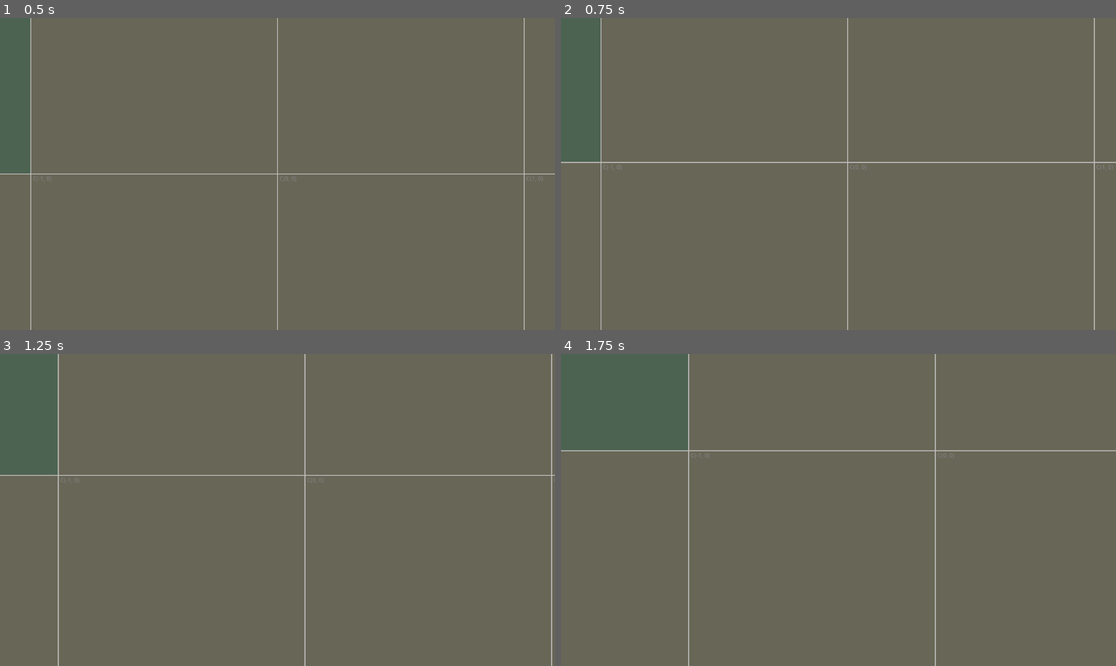
Above: before the commit, frames 1-4 (two rows, left to right).
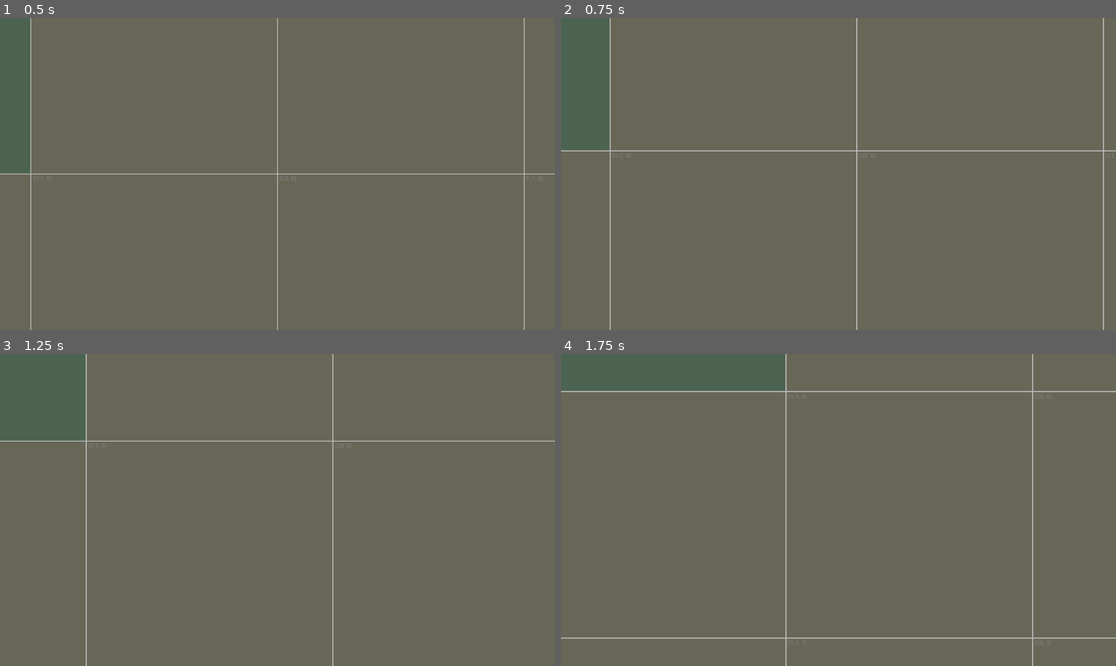
Above: after the commit, the same moments.

Repository: MadAvidCoder/Mutaterra
Game: Godot game, scene res://main.tscn
The game is run twice, just before and just after one commit, with the same random seed, the same clock (stepped at 60 frames per second) and the same inputs.
Inputs (mouse positions are in pixels of both pictures, inside the frame that each line leads up to):
- Up to frame 1 (0.5 s): no input
- Up to frame 2 (0.75 s): tap Enter at 0.5 s; drag from (838, 174) to (894, 105) at 0.52 s
- Up to frame 3 (1.25 s): no input
- Up to frame 4 (1.75 s): tap Space at 1.25 s; drag from (727, 525) to (866, 475) at 1.27 s

Frame 1 is identical in both runs. In frame 2, 3.2% of the frame differs, in the area x 0-100%, y 0-100%; in frame 3, 4.1%; in frame 4, 8.6%.

Commit message:
Fix drag speed
Fixed the drag speed, by removing a redundant variable that was slowing dragging down.

Diff:
--- a/project/main.gd
+++ b/project/main.gd
@@ -4,7 +4,6 @@
 const MAX_ZOOM = 2.5
 
 var zoom_speed = 0.075
-var drag_speed = 0.5
 var move_speed = 500
 var chunk_size = 512
 var loaded_chunks = {}
@@ -99,7 +98,7 @@
 
 	if event is InputEventMouseMotion and is_dragging:
 		var delta = event.position - last_mouse_pos
-		camera.position -= delta / camera.zoom * drag_speed
+		camera.position -= delta / camera.zoom
 		last_mouse_pos = event.position
 
 	if event is InputEventKey and event.pressed and event.keycode == KEY_S:
